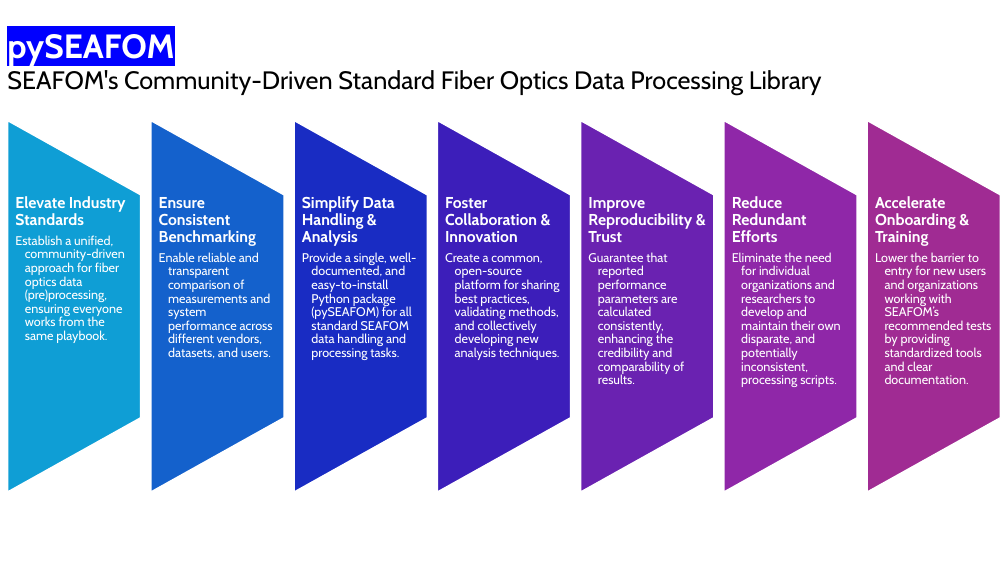
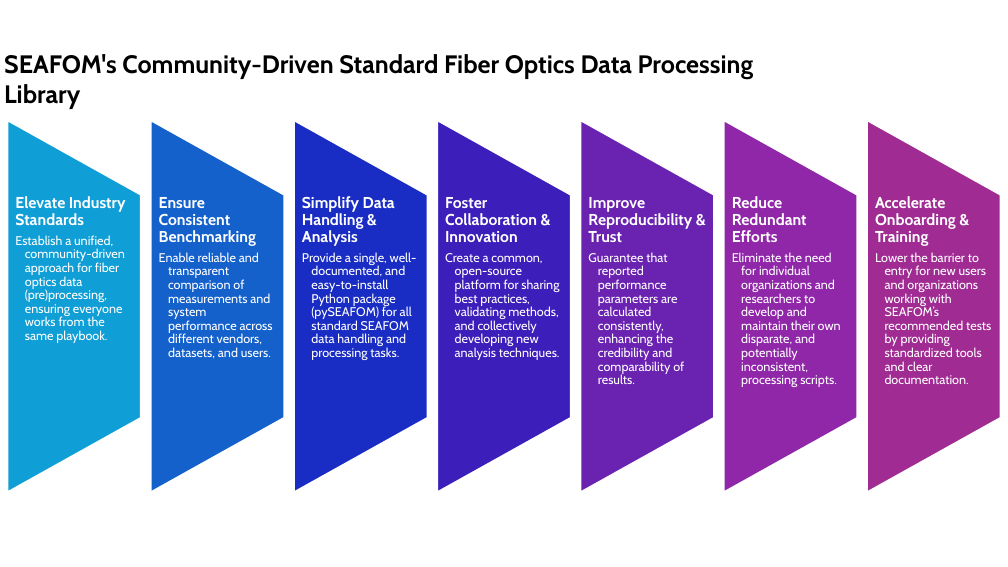
Before and after one commit to SEAFOM-Fiber-Optic-Monitoring-Group/pySEAFOM, a slide deck: slide 2 of pySEAFOM_updates.pptx. Drawn at 1008x567 pixels with LibreOffice and Linux fonts; fonts in the diff are those of the drawing; background and template pictures are left out. Boxes give left, top, right and bottom in pixels: in the first picture for what was removed or moved away, otherwise in the second. Text is boxed around its words. In the diff, an @@ line names an element or a change of style, - is before the commit and + after.

```diff
--- a/pySEAFOM_updates.pptx
+++ b/pySEAFOM_updates.pptx
@@ text "SEAFOM's Community-Driven Standard Fiber Optics ...": place and size @@
-text "SEAFOM's Community-Driven Standard Fiber Optics ..." at [7,34,822,96]
+text "SEAFOM's Community-Driven Standard Fiber Optics ..." at [4,54,753,109]
@@ text "SEAFOM's Community-Driven Standard Fiber Optics ..." at [4,54,753,109]: bold on @@
@@ text at [7,34,174,66]: paragraph removed @@
-pySEAFOM
```
Also in this commit, not shown: 6 other slides changed, 2 slides added.
